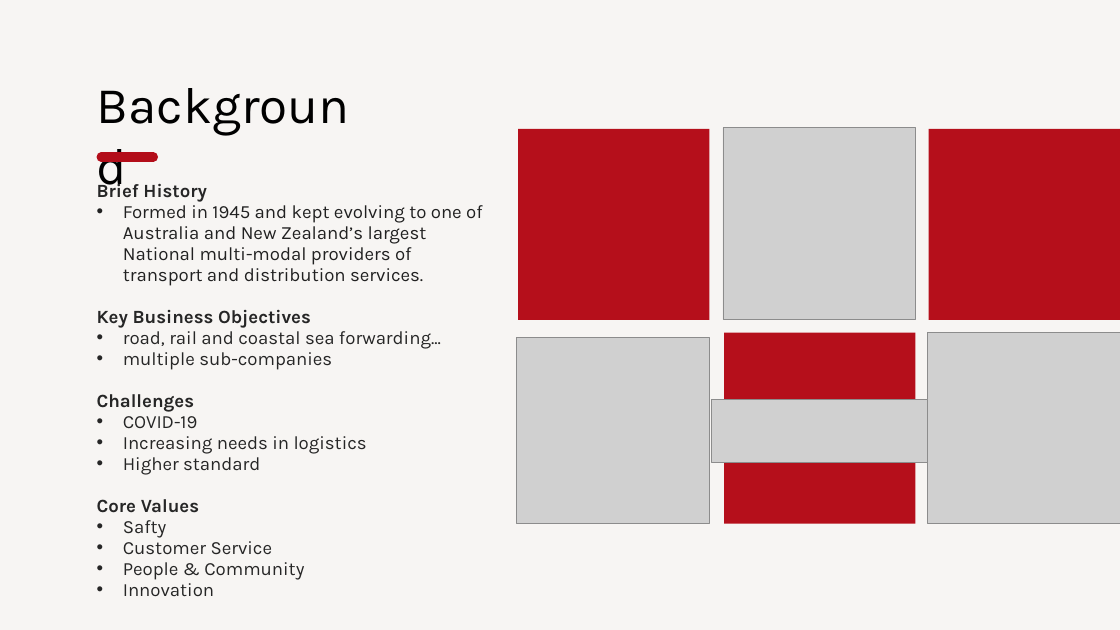
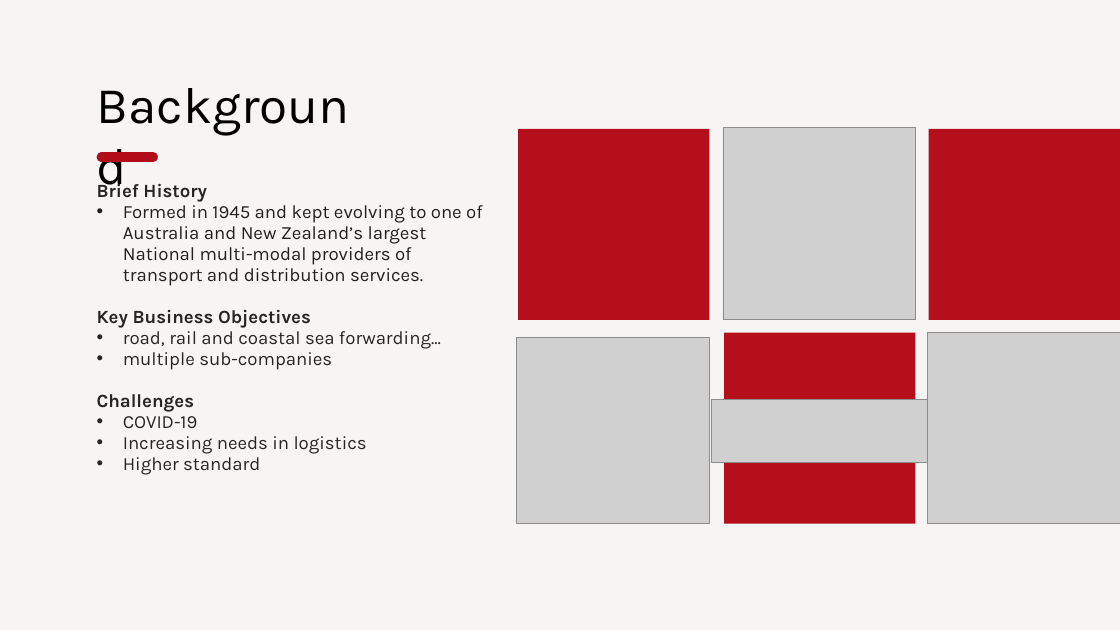
Before and after one commit to IsaacYaner/COMPStudy, a slide deck: slide 2 of GSOE9758/ASS/PPT mod.pptx. Drawn at 1120x630 pixels with LibreOffice and Linux fonts; fonts in the diff are those of the drawing; grey boxes stand for pictures. Boxes give left, top, right and bottom in pixels: in the first picture for what was removed or moved away, otherwise in the second. Text is boxed around its words. In the diff, an @@ line names an element or a change of style, - is before the commit and + after.

```diff
--- a/GSOE9758/ASS/PPT mod.pptx
+++ b/GSOE9758/ASS/PPT mod.pptx
@@ text at (97, 499, 304, 596): paragraphs removed @@
-Core Values
-• Safty
-• Customer Service
-• People & Community
-• Innovation
```
Also in this commit, not shown: 3 other slides changed, 8 other files.
